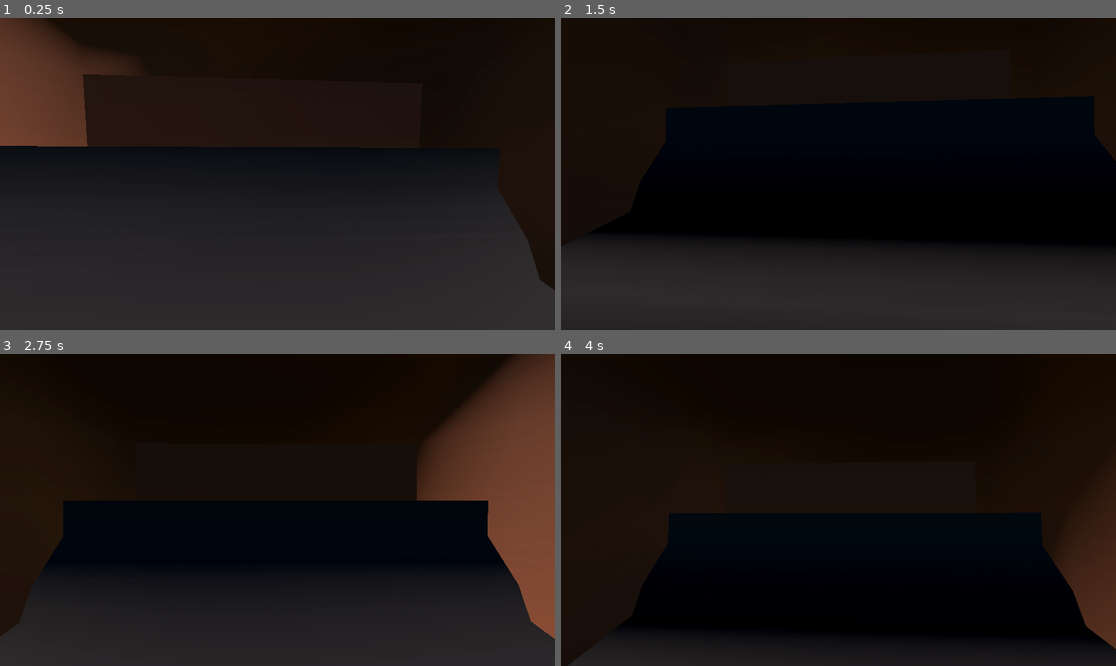
Above: before the commit, frames 1-4 (two rows, left to right).
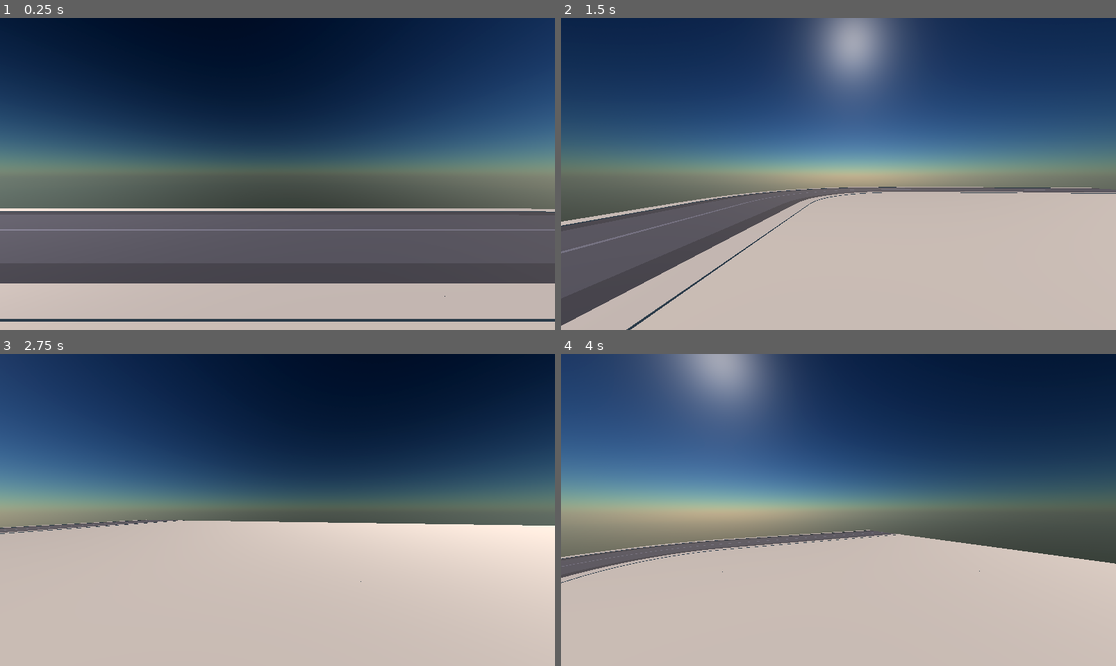
Above: after the commit, the same moments.

Repository: redru/very-normal-city
Game: Godot game, scene res://scenes/level.tscn
Two runs of this game, one before a commit and one after it. Both use one fixed random seed, a clock stepped at 60 frames per second and the inputs below.
Inputs (mouse positions are in pixels of both pictures, inside the frame that each line leads up to):
- Up to frame 1 (0.25 s): no input
- Up to frame 2 (1.5 s): move the mouse to (960, 158) at 0.52 s; hold D (move_right) 0.53-1.28 s; tap Space (jump, bound only after the commit) at 0.6, 0.77, 1.07, 1.35 s; click (960, 158) at 0.67 s; move the mouse to (727, 189) at 1.27 s; hold S (move_backward) from 1.28 s (still down)
- Up to frame 3 (2.75 s): tap Space (jump, bound only after the commit) at 1.52, 1.82, 2.1 s; move the mouse to (333, 441) at 2.02 s; release S (move_backward) at 2.03 s; hold D (move_right) from 2.03 s (still down)
- Up to frame 4 (4 s): move the mouse to (810, 572) at 2.77 s; release D (move_right) at 2.78 s; hold W (move_forward) 2.78-3.53 s; tap Space (jump, bound only after the commit) at 2.85, 3.02, 3.32, 3.6, 3.77 s; click (810, 572) at 2.92 s; move the mouse to (1005, 556) at 3.52 s; hold A (move_left) from 3.53 s (still down)

The runs differ from the first frame. In frame 1, 100% of the frame differs, in the area x 0-100%, y 0-100%; in frame 2, 100%; in frame 3, 100%; in frame 4, 100%.

Commit message:
Add jump feature

Diff:
--- a/project.godot
+++ b/project.godot
@@ -42,6 +42,11 @@
 "events": [Object(InputEventMouseButton,"resource_local_to_scene":false,"resource_name":"","device":-1,"window_id":0,"a …(258 unchanged characters)…
 ]
 }
+jump={
+"deadzone": 0.2,
+"events": [Object(InputEventKey,"resource_local_to_scene":false,"resource_name":"","device":-1,"window_id":0,"alt_pressed":false,"shift_pressed":false,"ctrl_pressed":false,"meta_pressed":false,"pressed":false,"keycode":0,"physical_keycode":32,"key_label":0,"unicode":32,"location":0,"echo":false,"script":null)
+]
+}
 
 [rendering]
 
--- a/scenes/characters/player.gd
+++ b/scenes/characters/player.gd
@@ -2,7 +2,10 @@
 
 @onready var animation_tree = $AnimationTree
 @onready var model = $"character-male-a"
-@onready var glow_mesh = $"glow-mesh"
+
+@export var rotation_speed = 2.0
+@export var movement_speed = 2.0
+@export var jump_force = 4.0
 
 func _ready():
 	pass
@@ -19,21 +22,23 @@
 	var rotation_input = Input.get_axis("move_right", "move_left")
 
 	# Apply rotation
-	var rotation_speed = 2.0  # Adjust rotation speed as needed
 	rotation.y += rotation_input * rotation_speed * delta
 
 	# Calculate forward movement based on character's facing direction
-	var movement_speed = 2.0
+
 	# Calculate forward direction from current Y rotation plus 90 degrees
 	var forward_direction = Vector3.FORWARD.rotated(Vector3.UP, rotation.y - PI)
 	var movement_velocity = forward_direction * forward_input * movement_speed
 
+	if is_on_floor():
+		if Input.is_action_just_pressed("jump"):
+			velocity.y = jump_force
+		else:
+			velocity.y = 0.0
+	else:
+		velocity.y = clampf(velocity.y - 9.8 * delta, -9.8, 1000.0)
+
 	# Apply movement
-	velocity = Vector3(movement_velocity.x, 0.0, movement_velocity.z)
-
-	if is_on_floor():
-		velocity.y = 0.0
-	else:
-		velocity.y = -9.8
+	velocity = Vector3(movement_velocity.x, velocity.y, movement_velocity.z)
 
 	move_and_slide()
--- a/scenes/characters/player.tscn
+++ b/scenes/characters/player.tscn
@@ -41,10 +41,13 @@
 script = ExtResource("3_atpat")
 
 [node name="Skeleton3D" parent="character-male-a" index="0"]
-bones/3/rotation = Quaternion(0.00190164, 0, 0, 0.999998)
-bones/4/rotation = Quaternion(0, 0, -0.379295, 0.925276)
-bones/5/rotation = Quaternion(0, 0, 0.379295, 0.925276)
-bones/6/rotation = Quaternion(0, -0.00190164, 0, 0.999998)
+bones/3/rotation = Quaternion(-0.033379, 0, 0, 0.999443)
+bones/4/rotation = Quaternion(0, 0, -0.288388, 0.957514)
+bones/5/rotation = Quaternion(0, 0, 0.288388, 0.957514)
+bones/6/rotation = Quaternion(0, 0.033379, 0, 0.999443)
+
+[node name="head-mesh" parent="character-male-a/Skeleton3D" index="1"]
+visible = false
 
 [node name="AnimationTree" type="AnimationTree" parent="." index="4"]
 tree_root = SubResource("AnimationNodeBlendTree_6eyoc")
